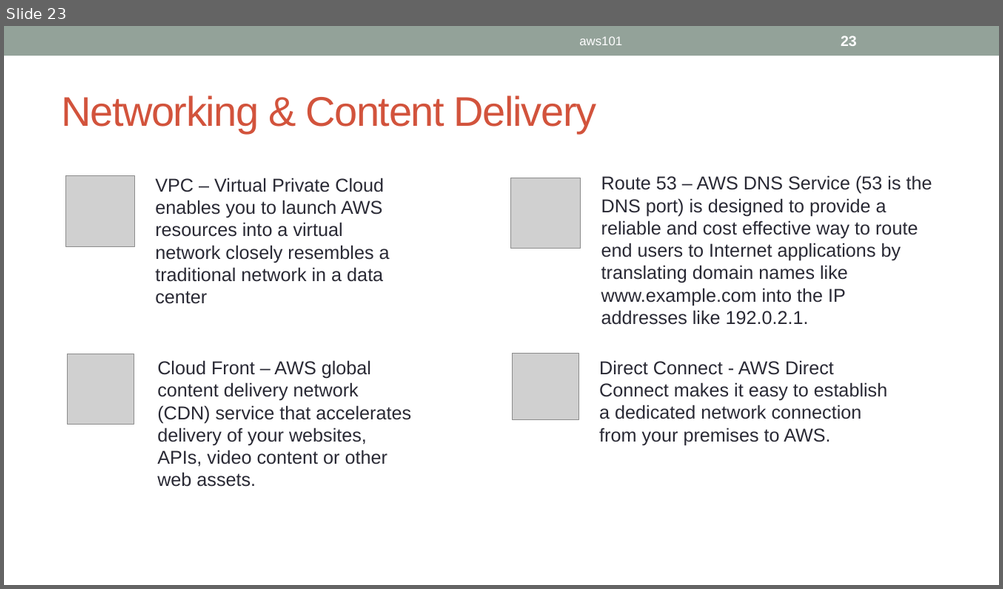
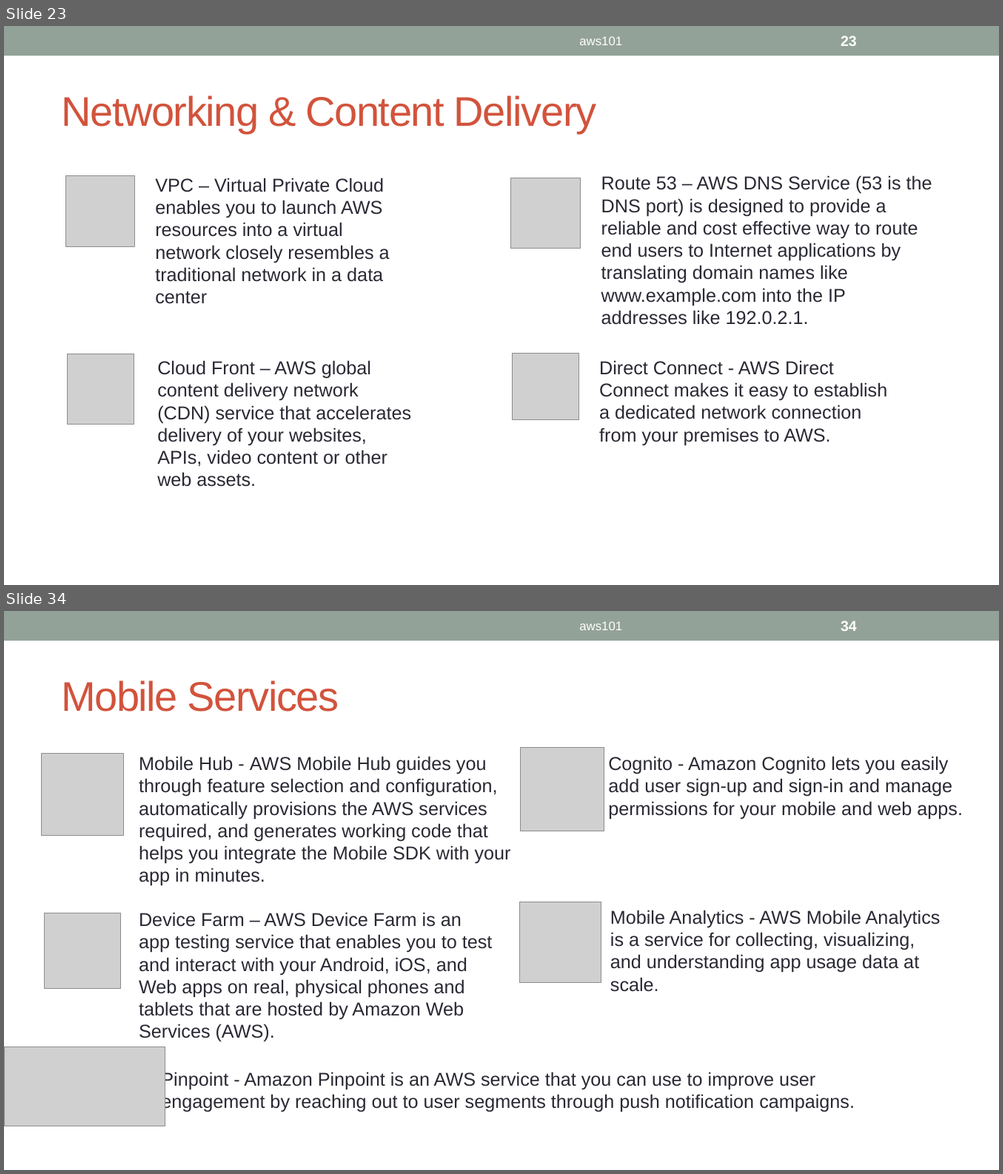
Before and after one commit to ignis01/aws101, a slide deck: aws101.pptx. Shown one above the other, each under a label of ours: slide 23 before the commit, slides 23 and 34 after it; the slides between them are not shown. The pictures are 1003x589 and 1003x1174 pixels, drawn with LibreOffice and Linux fonts; fonts in the diff are those of the drawing; grey boxes stand for pictures. Boxes give left, top, right and bottom in pixels: in the first picture for what was removed or moved away, otherwise in the second. Text is boxed around its words. In the diff, an @@ line names an element or a change of style, - is before the commit and + after.

```diff
--- a/aws101.pptx
+++ b/aws101.pptx
@@ slide 34 added at (x1=4, y1=611, x2=999, y2=1170), background #FFFFFF; not listed: 1 template element that a slide beside it also shows @@
@@ text added at (x1=579, y1=621, x2=622, y2=630), 12 pt, text #FFFFFF @@
+aws101
@@ page number added at (x1=840, y1=621, x2=856, y2=631), 14 pt, text #FFFFFF, bold @@
+34
@@ title added at (x1=61, y1=681, x2=339, y2=712), 40 pt, text #D2533C @@
+Mobile Services
@@ picture added at (x1=41, y1=754, x2=123, y2=835) @@
@@ text added at (x1=139, y1=756, x2=511, y2=886), 18 pt, text #292934 @@
+Mobile Hub - AWS Mobile Hub guides you through feature selection and configuration, automatically provisions the AWS services required, and generates working code that helps you integrate the Mobile SDK with your app in minutes.
@@ picture added at (x1=521, y1=748, x2=604, y2=831) @@
@@ text added at (x1=608, y1=756, x2=962, y2=819), 18 pt, text #292934 @@
+Cognito - Amazon Cognito lets you easily add user sign-up and sign-in and manage permissions for your mobile and web apps.
@@ picture added at (x1=45, y1=913, x2=121, y2=989) @@
@@ text added at (x1=139, y1=912, x2=492, y2=1042), 18 pt, text #292934 @@
+Device Farm – AWS Device Farm is an app testing service that enables you to test and interact with your Android, iOS, and Web apps on real, physical phones and tablets that are hosted by Amazon Web Services (AWS).
@@ picture added at (x1=520, y1=902, x2=600, y2=982) @@
@@ text added at (x1=610, y1=910, x2=940, y2=992), 18 pt, text #292934 @@
+Mobile Analytics - AWS Mobile Analytics is a service for collecting, visualizing, and understanding app usage data at scale.
@@ picture added at (x1=4, y1=1048, x2=165, y2=1127) @@
@@ text added at (x1=161, y1=1071, x2=854, y2=1113), 18 pt, text #292934 @@
+Pinpoint - Amazon Pinpoint is an AWS service that you can use to improve user engagement by reaching out to user segments through push notification campaigns.
```
Also in this commit, not shown: 2 slides changed, 12 other slides added.
